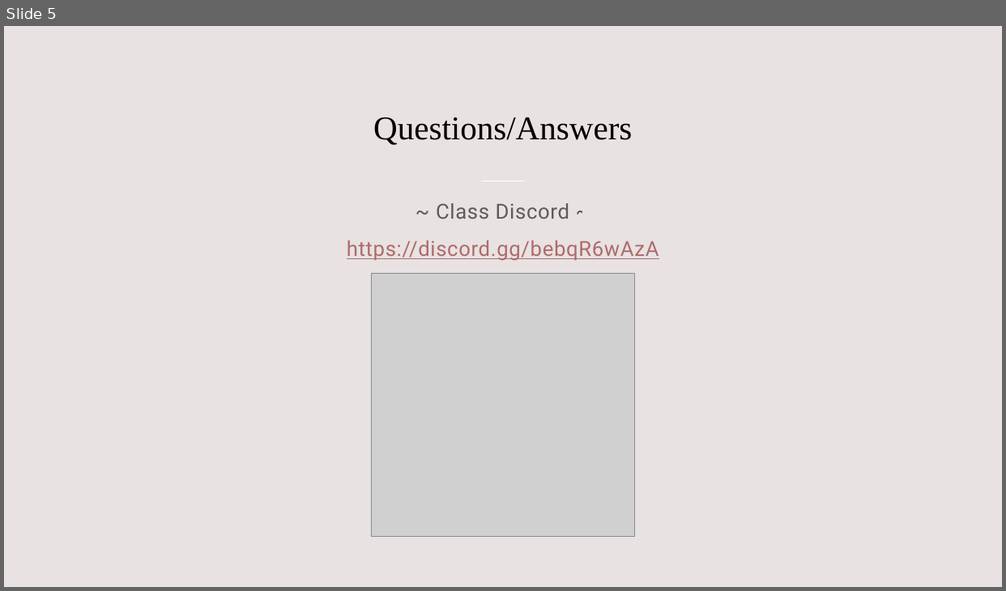
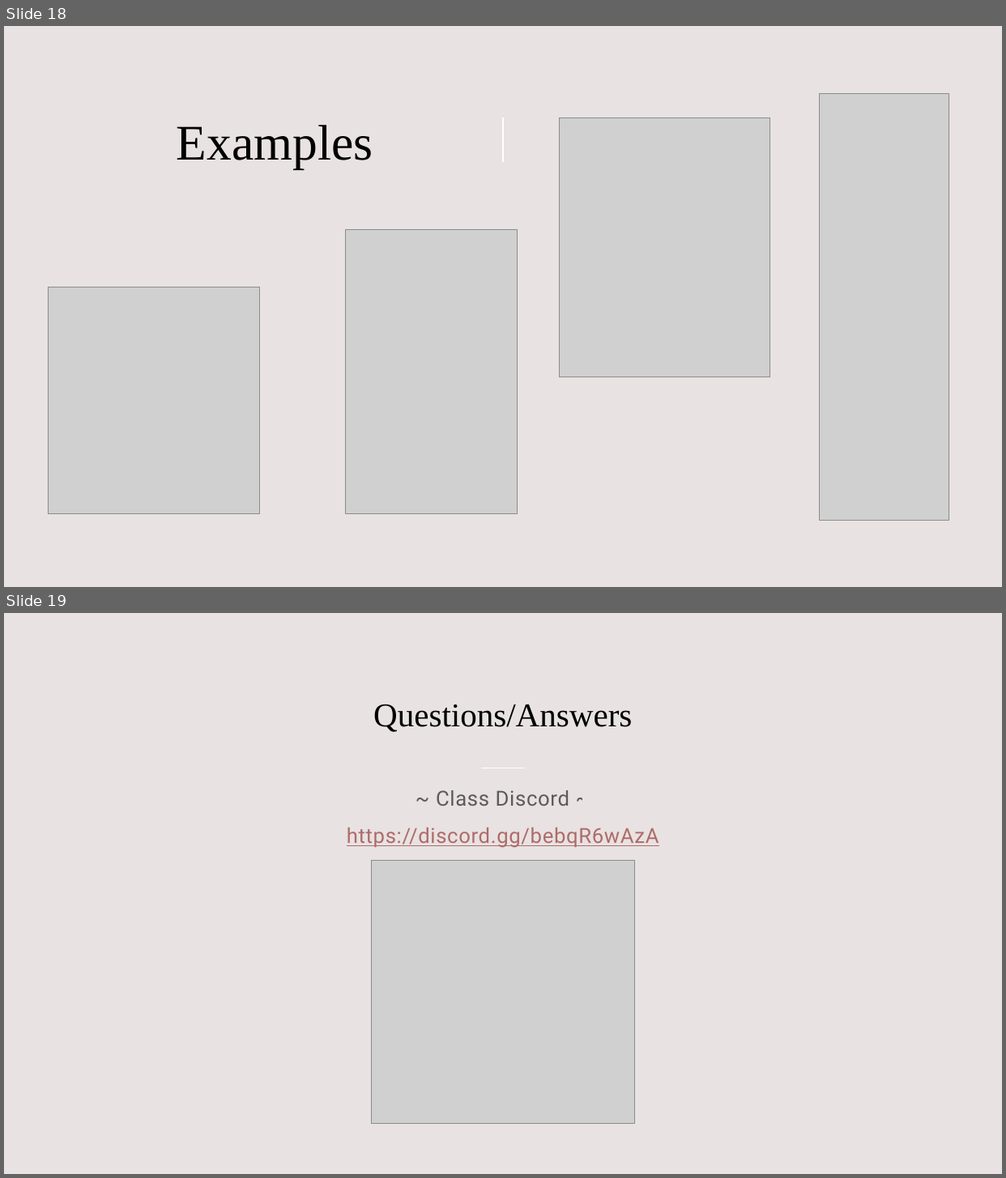
Before and after one commit to williamsantosa/cse185s-presentation, a slide deck: presentation.pptx. Shown one above the other, each under a label of ours: slide 5 before the commit, slides 18 and 19 after it. The pictures are 1006x591 and 1006x1178 pixels, drawn with LibreOffice and Linux fonts; fonts in the diff are those of the drawing; grey boxes stand for pictures. Boxes give left, top, right and bottom in pixels: in the first picture for what was removed or moved away, otherwise in the second. Text is boxed around its words. In the diff, an @@ line names an element or a change of style, - is before the commit and + after.

```diff
--- a/presentation.pptx
+++ b/presentation.pptx
@@ slide 18 added at [4,26,1002,587], background #E8E2E2 @@
@@ rectangle added at [4,26,1002,587], fill #E8E2E2 @@
@@ picture added at [819,93,948,520] @@
@@ line added from (503, 118) to (503, 162), #FFFFFF 1 pt @@
@@ picture added at [560,118,770,378] @@
@@ title added at [177,125,373,169], 48 pt, text #000000 @@
+Examples
@@ picture added at [346,229,518,514] @@
@@ picture added at [49,288,259,514] @@
@@ what was slide 5 is now slide 19 @@
```
Also in this commit, not shown: 3 slides changed, 13 other slides added, 4 other files.
